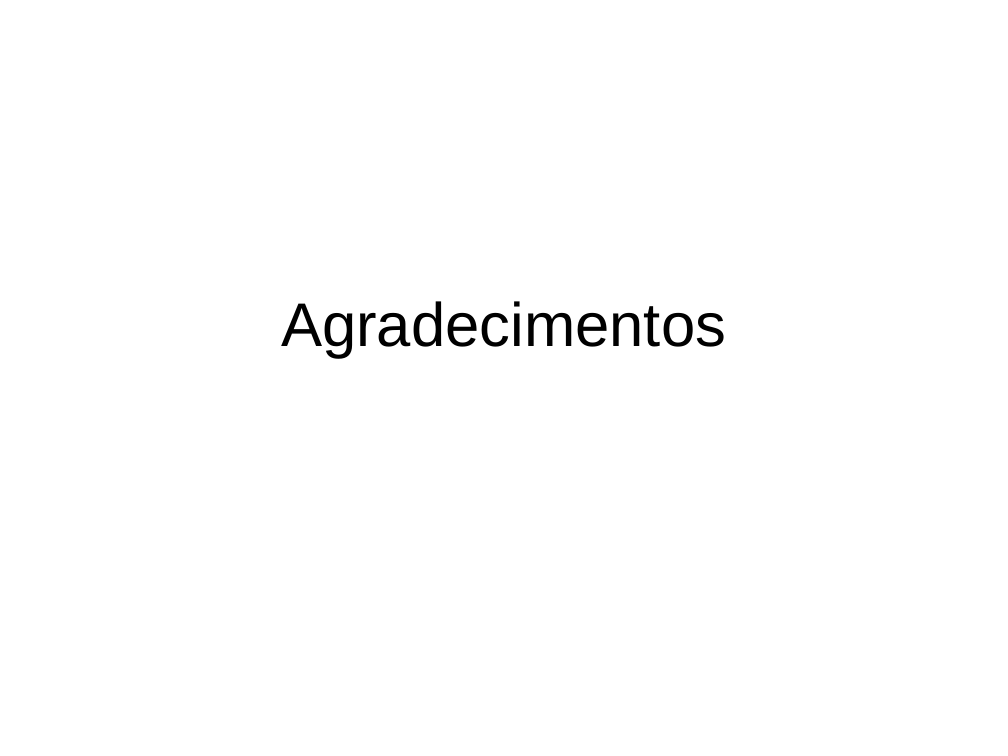
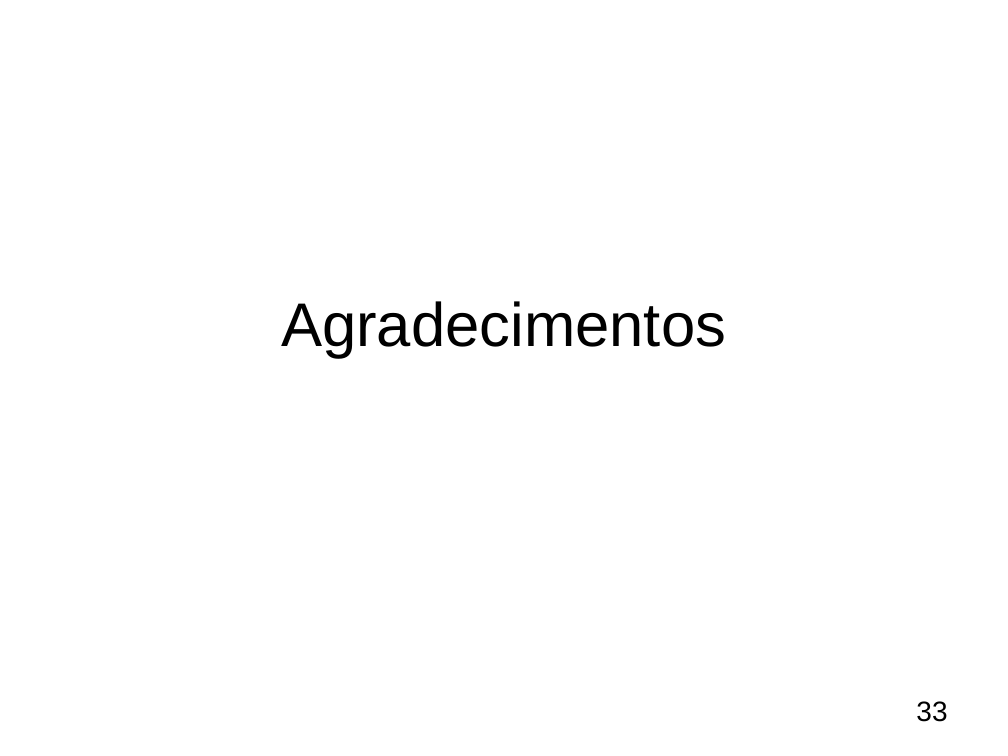
Before and after one commit to pcolenbr/TCC, a slide deck: slide 33 of Apresentação - TCC.ppt. Drawn at 1008x756 pixels with LibreOffice and Linux fonts; fonts in the diff are those of the drawing; background and template pictures are left out. Boxes give left, top, right and bottom in pixels: in the first picture for what was removed or moved away, otherwise in the second. Text is boxed around its words. In the diff, an @@ line names an element or a change of style, - is before the commit and + after.

```diff
--- a/Apresentação - TCC.ppt
+++ b/Apresentação - TCC.ppt
@@ page number added at (916,701,947,722), 20 pt, text #000000 @@
+33
```
Also in this commit, not shown: 32 other slides changed.
